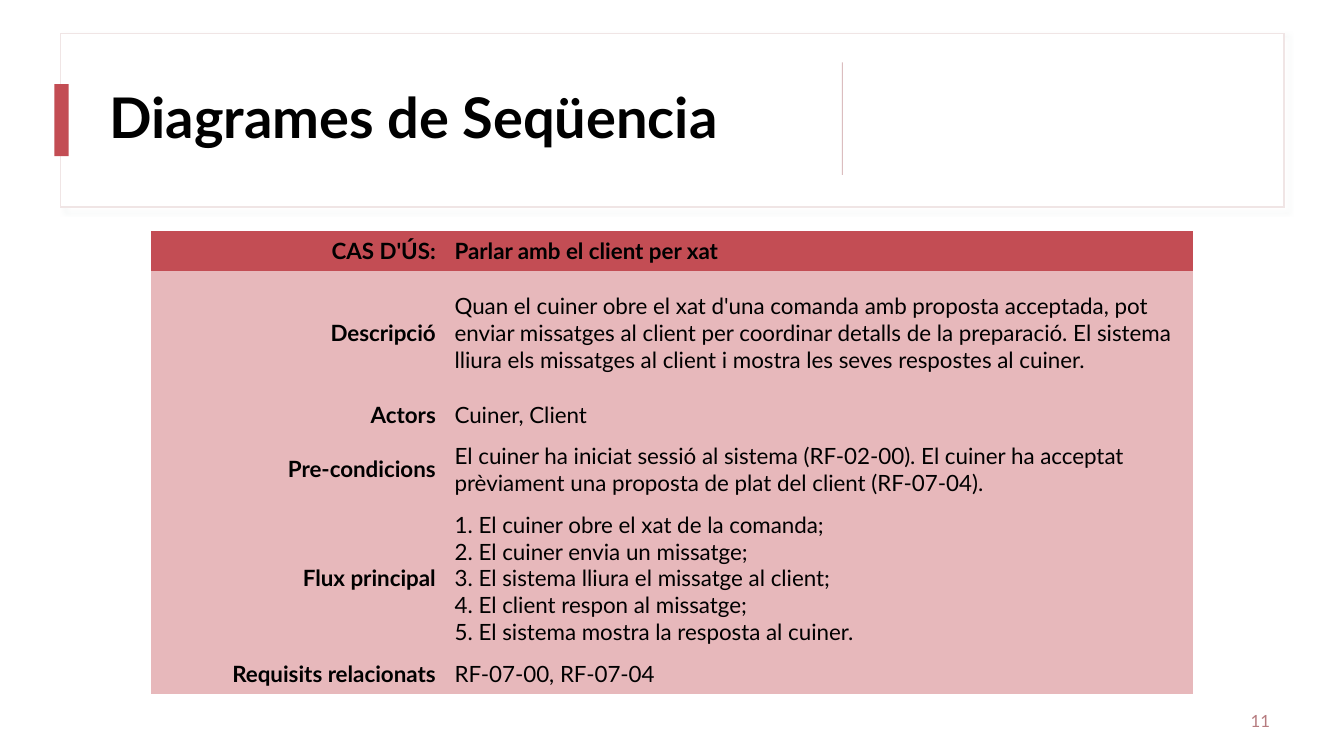
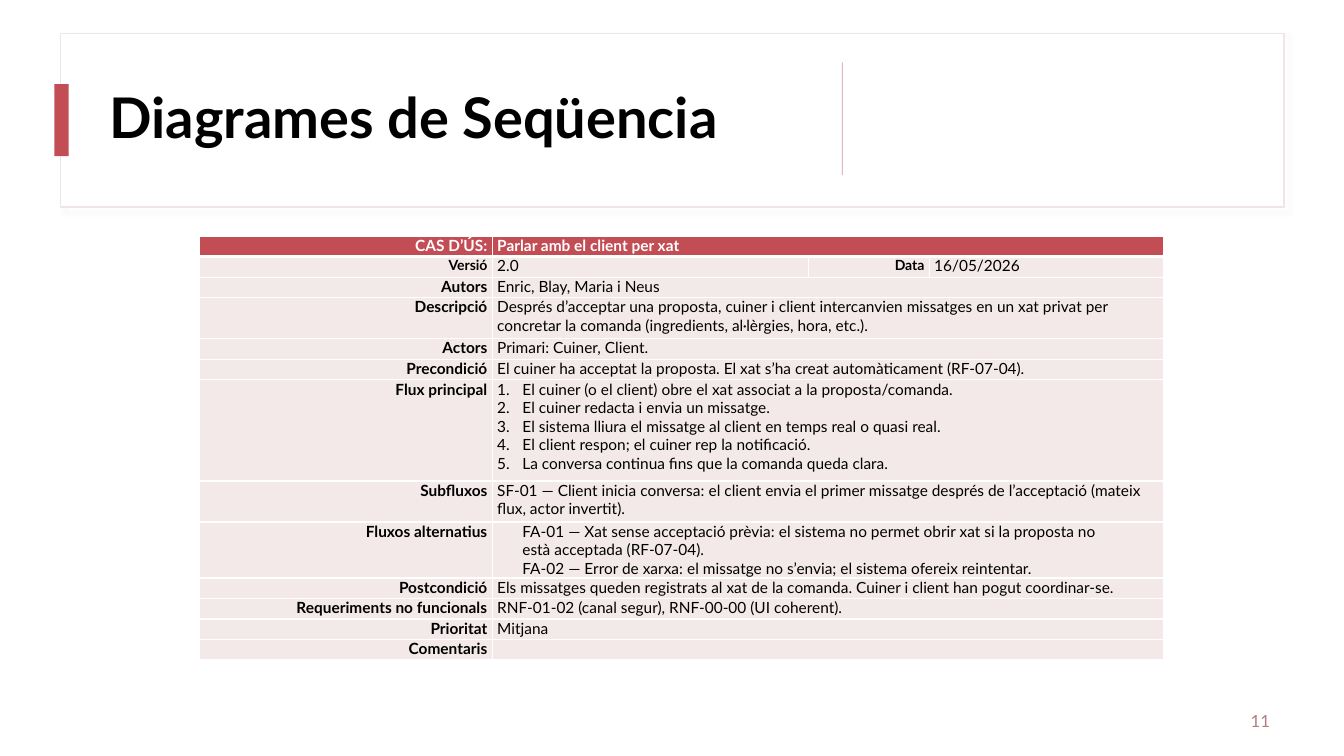
Before and after one commit to enricalv03/ES23UAB-411-08, a slide deck: slide 11 of documents/Presentacions PWP/Diagrames_de_Seq_Enric.pptx. Drawn at 1344x756 pixels with LibreOffice and Linux fonts; fonts in the diff are those of the drawing. Boxes give left, top, right and bottom in pixels: in the first picture for what was removed or moved away, otherwise in the second. Text is boxed around its words. In the diff, an @@ line names an element or a change of style, - is before the commit and + after.

```diff
--- a/documents/Presentacions PWP/Diagrames_de_Seq_Enric.pptx
+++ b/documents/Presentacions PWP/Diagrames_de_Seq_Enric.pptx
@@ table at box(200, 236, 1165, 659) @@
-CAS D'ÚS: | Parlar amb el client per xat
-Descripció | Quan el cuiner obre el xat d'una comanda amb proposta acceptada, pot enviar missatges al client per coordinar detalls de la preparació. El sistema lliura els missatges al client i mostra les seves respostes al cuiner.
-Actors | Cuiner, Client
-Pre-condicions | El cuiner ha iniciat sessió al sistema (RF-02-00). El cuiner ha acceptat prèviament una proposta de plat del client (RF-07-04).
-Flux principal | 1. El cuiner obre el xat de la comanda; 2. El cuiner envia un missatge; 3. El sistema lliura el missatge al client; 4. El client respon al missatge; 5. El sistema mostra la resposta al cuiner.
-Requisits relacionats | RF-07-00, RF-07-04
+CAS D’ÚS: | Parlar amb el client per xat |  | 
+Versió | 2.0 | Data | 16/05/2026
+Autors | Enric, Blay, Maria i Neus |  | 
+Descripció | Després d’acceptar una proposta, cuiner i client intercanvien missatges en un xat privat per concretar la comanda (ingredients, al·lèrgies, hora, etc.). |  | 
+Actors | Primari: Cuiner, Client. |  | 
+Precondició | El cuiner ha acceptat la proposta. El xat s’ha creat automàticament (RF-07-04). |  | 
+Flux principal | El cuiner (o el client) obre el xat associat a la proposta/comanda. / El cuiner redacta i envia un missatge. / El sistema lliura el missatge al client en temps real o quasi real. / El client respon; el cuiner rep la notificació. / La conversa continua fins que la comanda queda clara. |  | 
+Subfluxos | SF-01 — Client inicia conversa: el client envia el primer missatge després de l’acceptació (mateix flux, actor invertit). |  | 
+Fluxos alternatius | FA-01 — Xat sense acceptació prèvia: el sistema no permet obrir xat si la proposta no està acceptada (RF-07-04). FA-02 — Error de xarxa: el missatge no s’envia; el sistema ofereix reintentar. |  | 
+Postcondició | Els missatges queden registrats al xat de la comanda. Cuiner i client han pogut coordinar-se. |  | 
+Requeriments no funcionals | RNF-01-02 (canal segur), RNF-00-00 (UI coherent). |  | 
+Prioritat | Mitjana |  | 
+Comentaris |  |  | 
@@ table: place and size @@
-table at box(151, 231, 1194, 695)
+table at box(200, 236, 1165, 659)
```
Also in this commit, not shown: 5 other slides changed, 1 other file.
